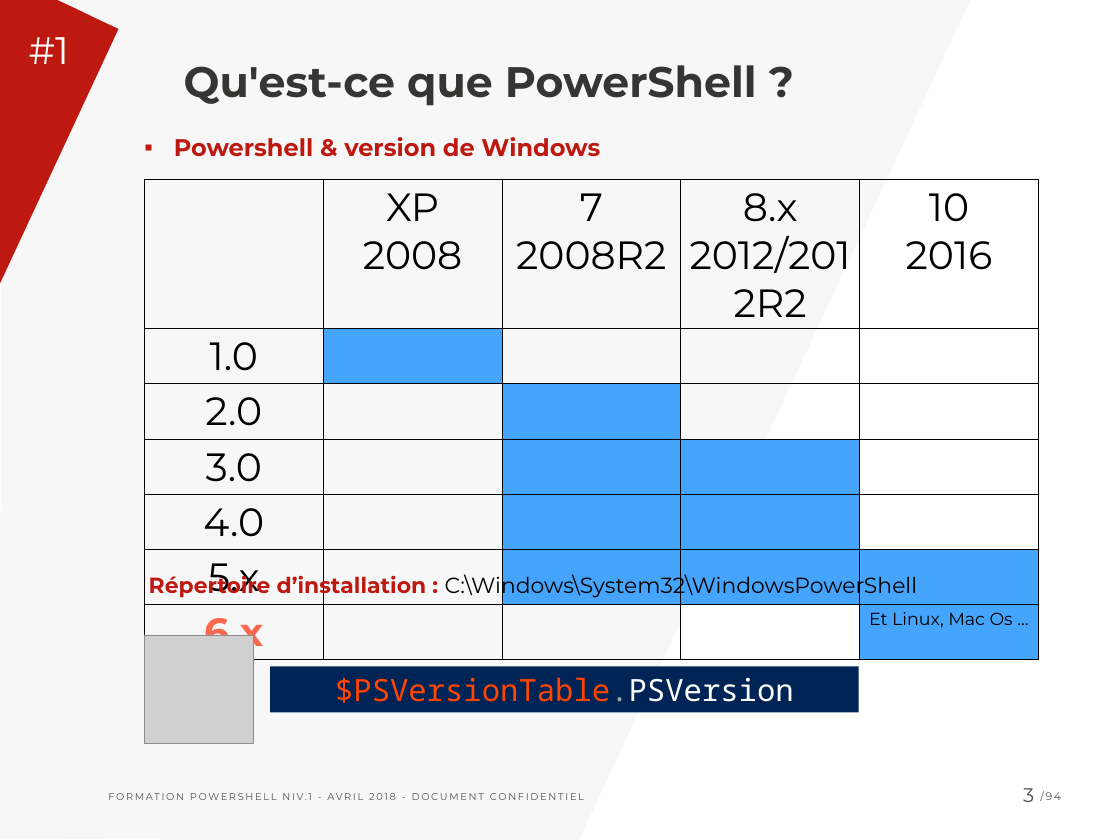
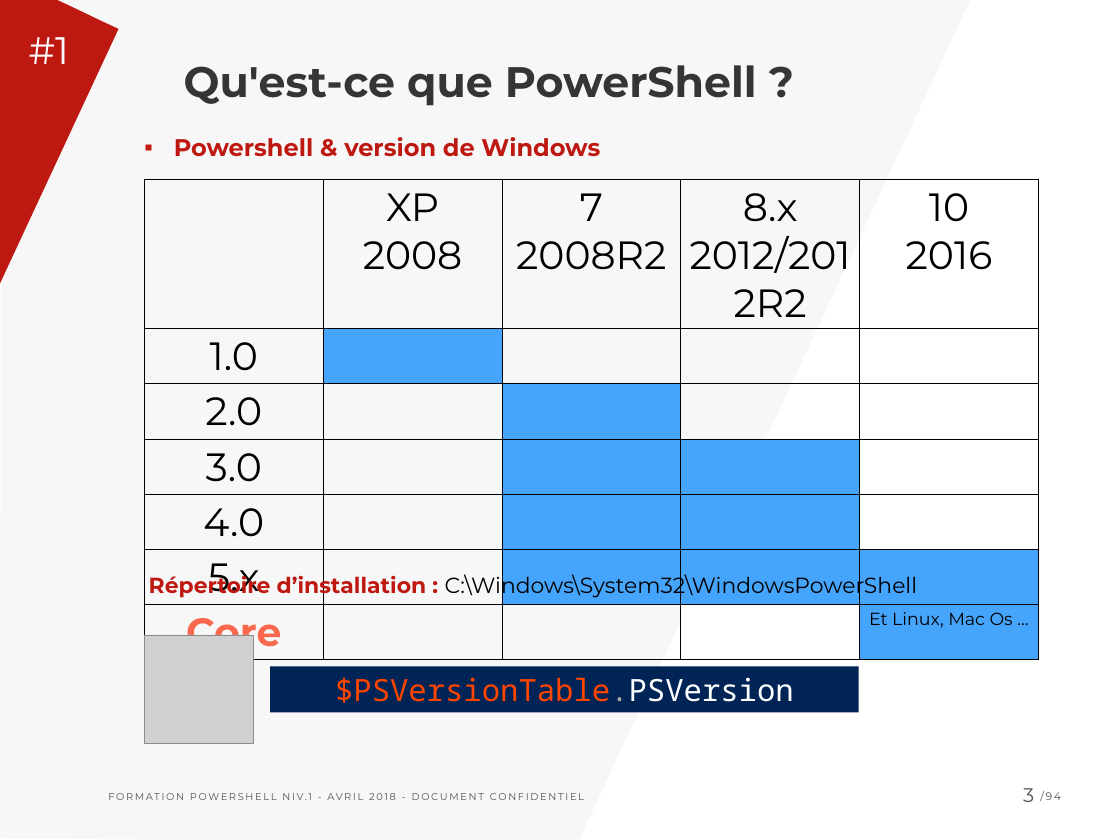
Before and after one commit to SynapsysIT/FormationPS, a slide deck: slide 3 of Formation Powershell Niv.1.pptx. Drawn at 1120x840 pixels with LibreOffice and Linux fonts; fonts in the diff are those of the drawing; grey boxes stand for pictures; background and template pictures are left out. Boxes give left, top, right and bottom in pixels: in the first picture for what was removed or moved away, otherwise in the second. Text is boxed around its words. In the diff, an @@ line names an element or a change of style, - is before the commit and + after.

```diff
--- a/Formation Powershell Niv.1.pptx
+++ b/Formation Powershell Niv.1.pptx
@@ table at (144,179,1038,660) @@
-row 7, column 1: 6.x
+row 7, column 1: Core
```
Also in this commit, not shown: 13 other files.
